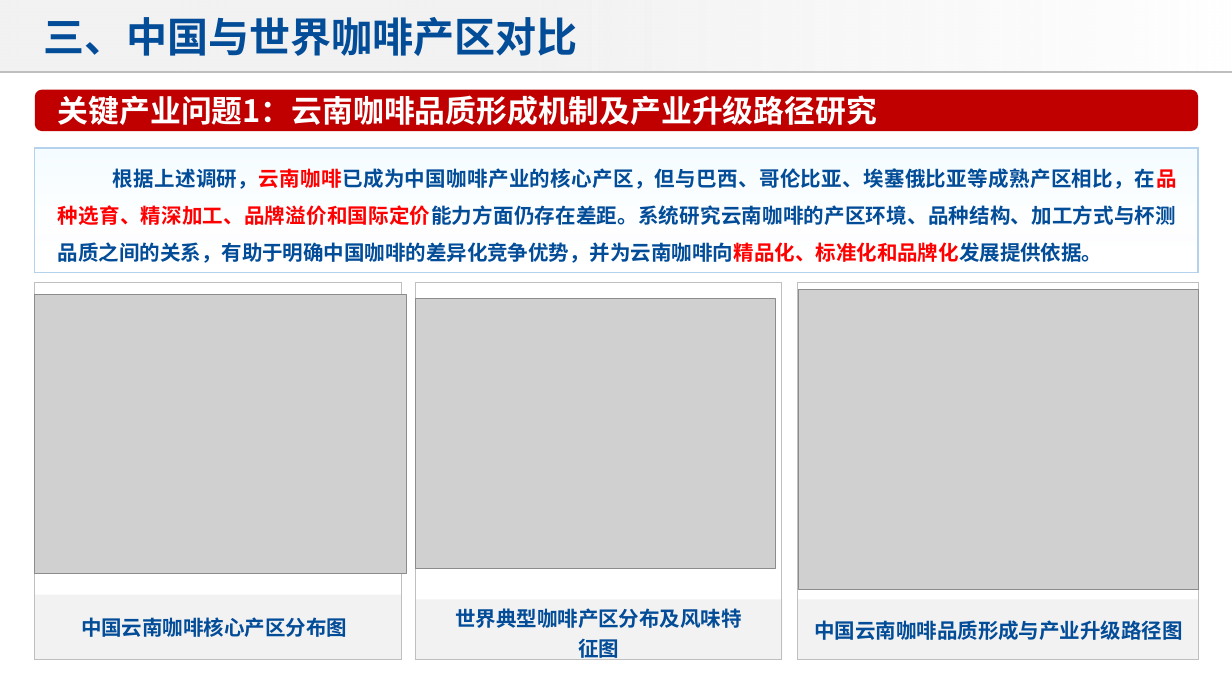
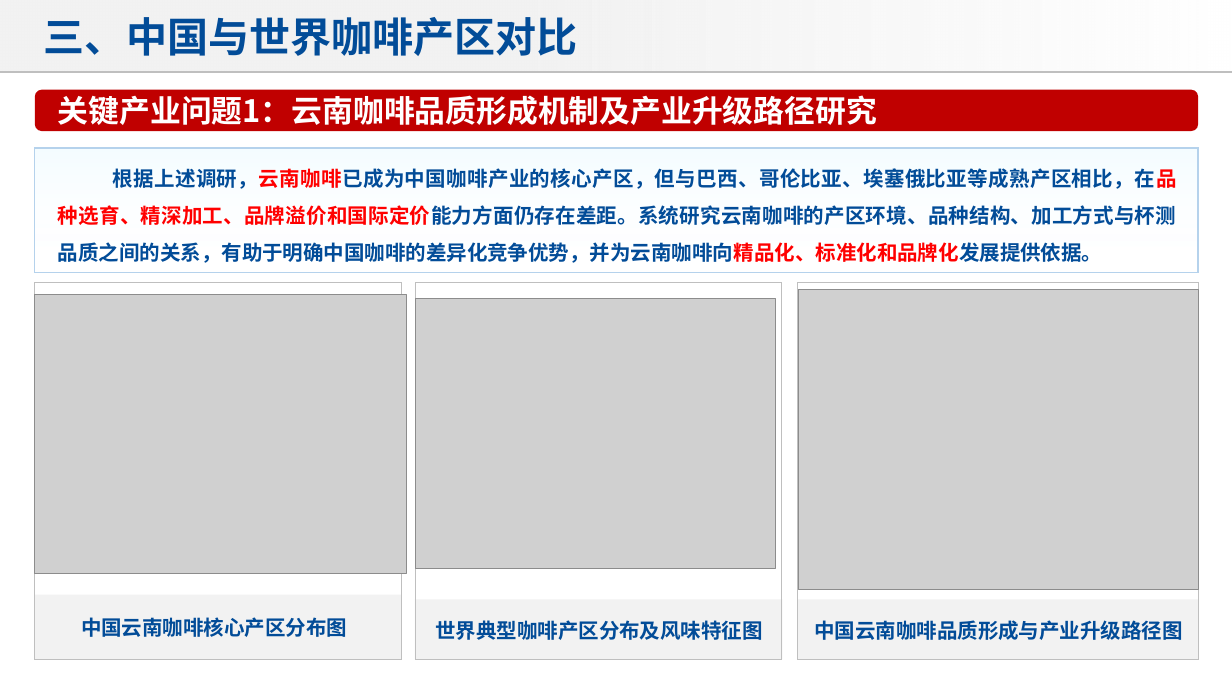
Before and after one commit to deathcats4/scholar-ppt-cn, a slide deck: slide 5 of assets/templates/scholar-ppt-cn-reference-template.pptx. Drawn at 1232x693 pixels with LibreOffice and Linux fonts; fonts in the diff are those of the drawing; grey boxes stand for pictures. Boxes give left, top, right and bottom in pixels: in the first picture for what was removed or moved away, otherwise in the second. Text is boxed around its words. In the diff, an @@ line names an element or a change of style, - is before the commit and + after.

```diff
--- a/assets/templates/scholar-ppt-cn-reference-template.pptx
+++ b/assets/templates/scholar-ppt-cn-reference-template.pptx
@@ text "世界典型咖啡产区分布及风味特征图" rewrapped from (455, 608, 741, 662) to (435, 620, 762, 640) @@
```
Also in this commit, not shown: 2 other slides changed, 23 other files.
